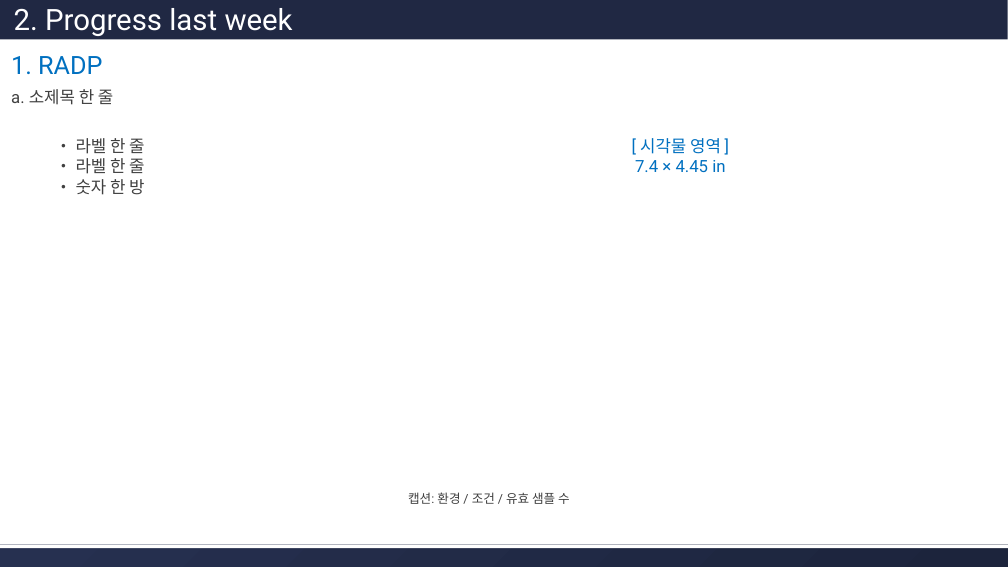
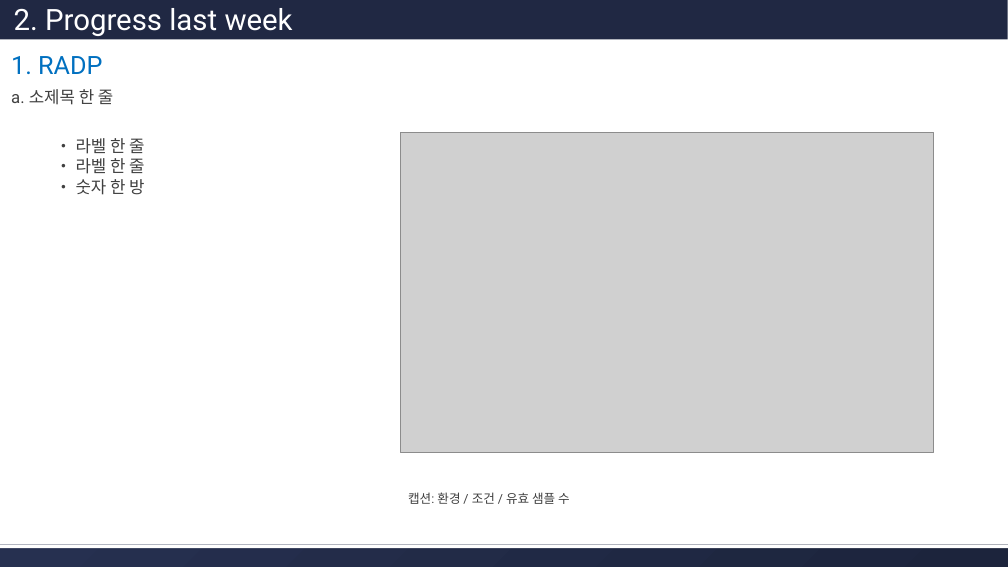
Before and after one commit to hjkim24/RADP, a slide deck: slide 4 of ppt/template/radp-progress-template.pptx. Drawn at 1008x567 pixels with LibreOffice and Linux fonts; fonts in the diff are those of the drawing; grey boxes stand for pictures. Boxes give left, top, right and bottom in pixels: in the first picture for what was removed or moved away, otherwise in the second. Text is boxed around its words. In the diff, an @@ line names an element or a change of style, - is before the commit and + after.

```diff
--- a/ppt/template/radp-progress-template.pptx
+++ b/ppt/template/radp-progress-template.pptx
@@ picture added at bbox=[401, 132, 934, 453] @@
@@ text removed at bbox=[635, 138, 725, 172] @@
-[ 시각물 영역 ]
-7.4 × 4.45 in
```
Also in this commit, not shown: 1 slide added, 1 other file.
